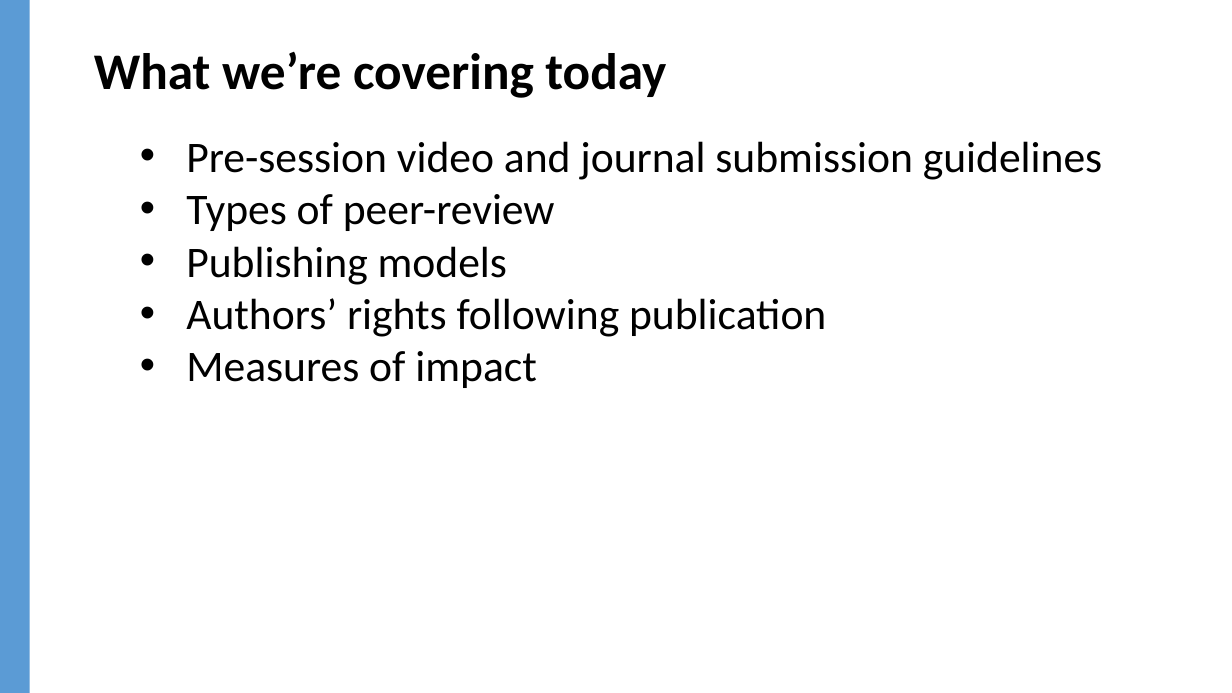
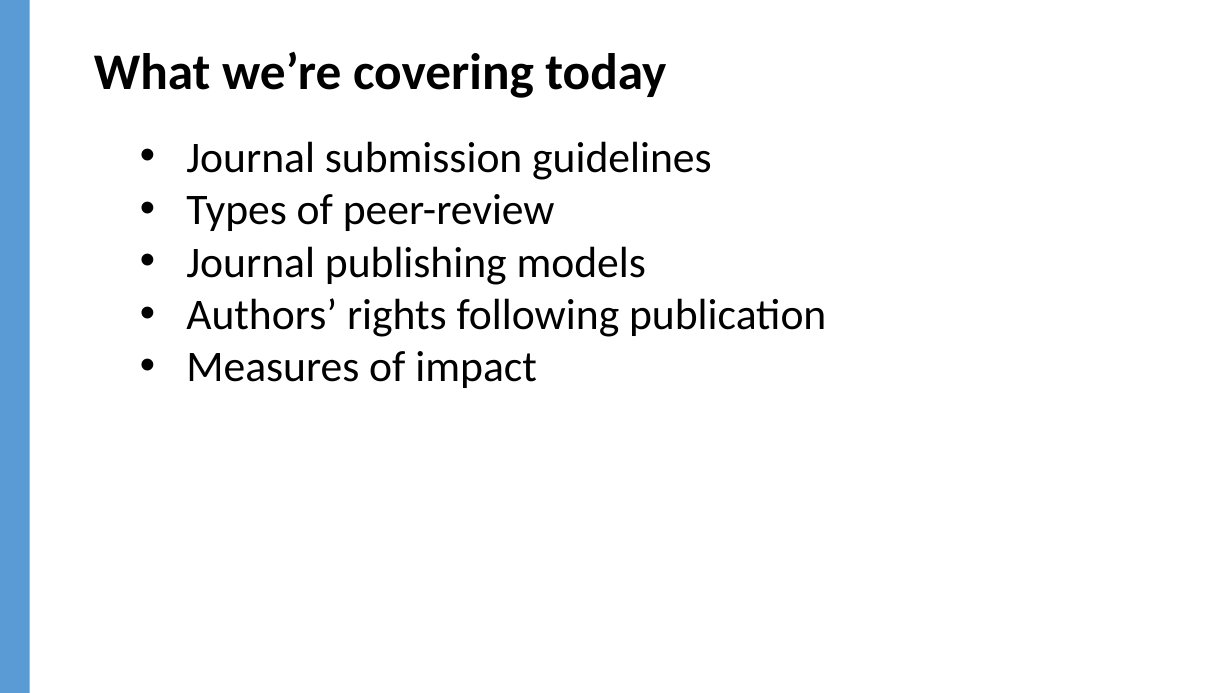
Before and after one commit to jylisadoney/jylisadoney.github.io, a slide deck: slide 2 of media/JylisaDoney_ACRL-ScholarlyCommunicationsCookbook_KeyIngredients.pptx. Drawn at 1232x693 pixels with LibreOffice and Linux fonts; fonts in the diff are those of the drawing; background and template pictures are left out. Boxes give left, top, right and bottom in pixels: in the first picture for what was removed or moved away, otherwise in the second. Text is boxed around its words. In the diff, an @@ line names an element or a change of style, - is before the commit and + after.

```diff
--- a/media/JylisaDoney_ACRL-ScholarlyCommunicationsCookbook_KeyIngredients.pptx
+++ b/media/JylisaDoney_ACRL-ScholarlyCommunicationsCookbook_KeyIngredients.pptx
@@ text at [186, 141, 711, 180]: text changed @@
-• Pre-session video and journal submission guidelines
+• Journal submission guidelines
@@ text at [186, 246, 646, 285]: text changed @@
-• Publishing models
+• Journal publishing models
```
Also in this commit, not shown: 23 other slides changed, 1 other file.
